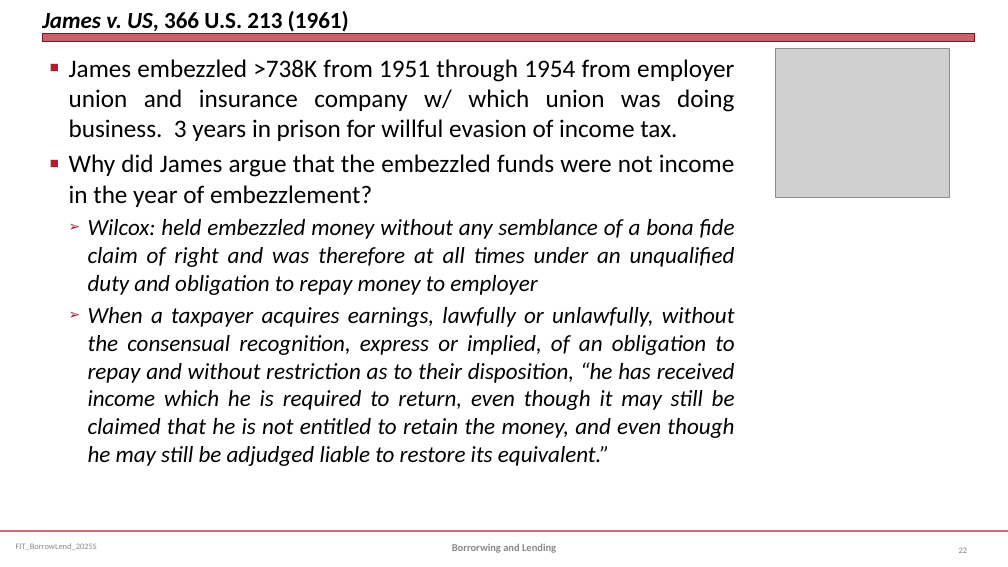
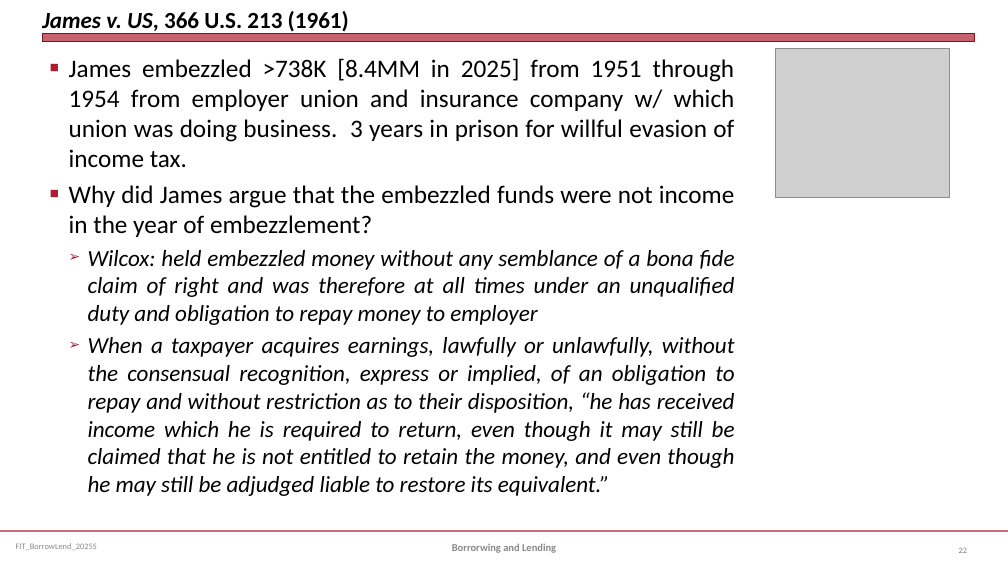
Before and after one commit to jmc877/Fed-Income-Tax, a slide deck: slide 22 of slides/FIT_BorrowLend_2025S.pptx. Drawn at 1008x567 pixels with LibreOffice and Linux fonts; fonts in the diff are those of the drawing; grey boxes stand for pictures. Boxes give left, top, right and bottom in pixels: in the first picture for what was removed or moved away, otherwise in the second. Text is boxed around its words. In the diff, an @@ line names an element or a change of style, - is before the commit and + after.

```diff
--- a/slides/FIT_BorrowLend_2025S.pptx
+++ b/slides/FIT_BorrowLend_2025S.pptx
@@ text at (69, 58, 735, 167): text changed @@
-■ James embezzled >738K from 1951 through 1954 from employer union and insurance company w/ which union was doing business. 3 years in prison for willful evasion of income tax.
+■ James embezzled >738K [8.4MM in 2025] from 1951 through 1954 from employer union and insurance company w/ which union was doing business. 3 years in prison for willful evasion of income tax.
```
Also in this commit, not shown: 3 other slides changed, 1 other file.
